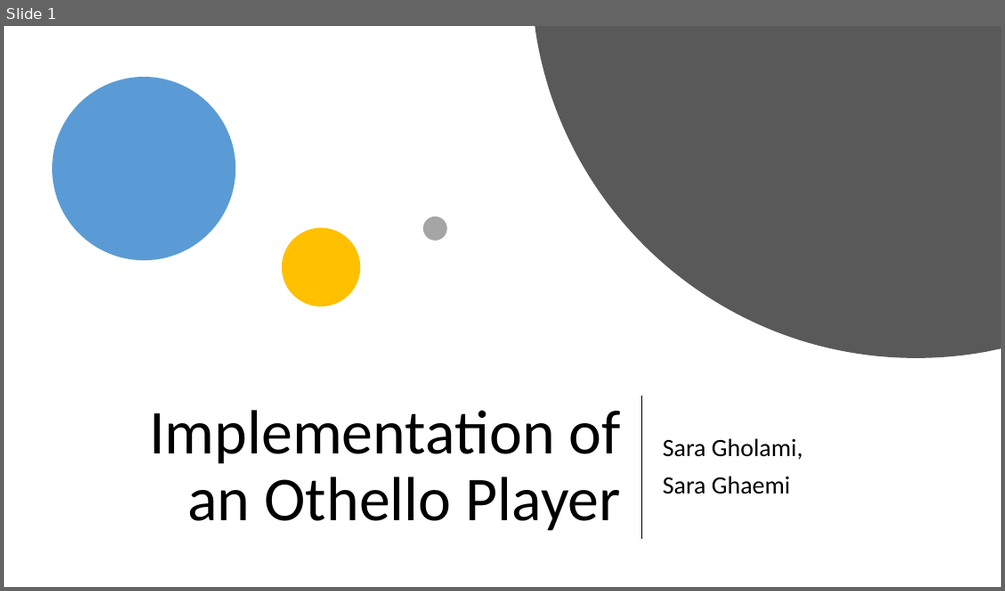
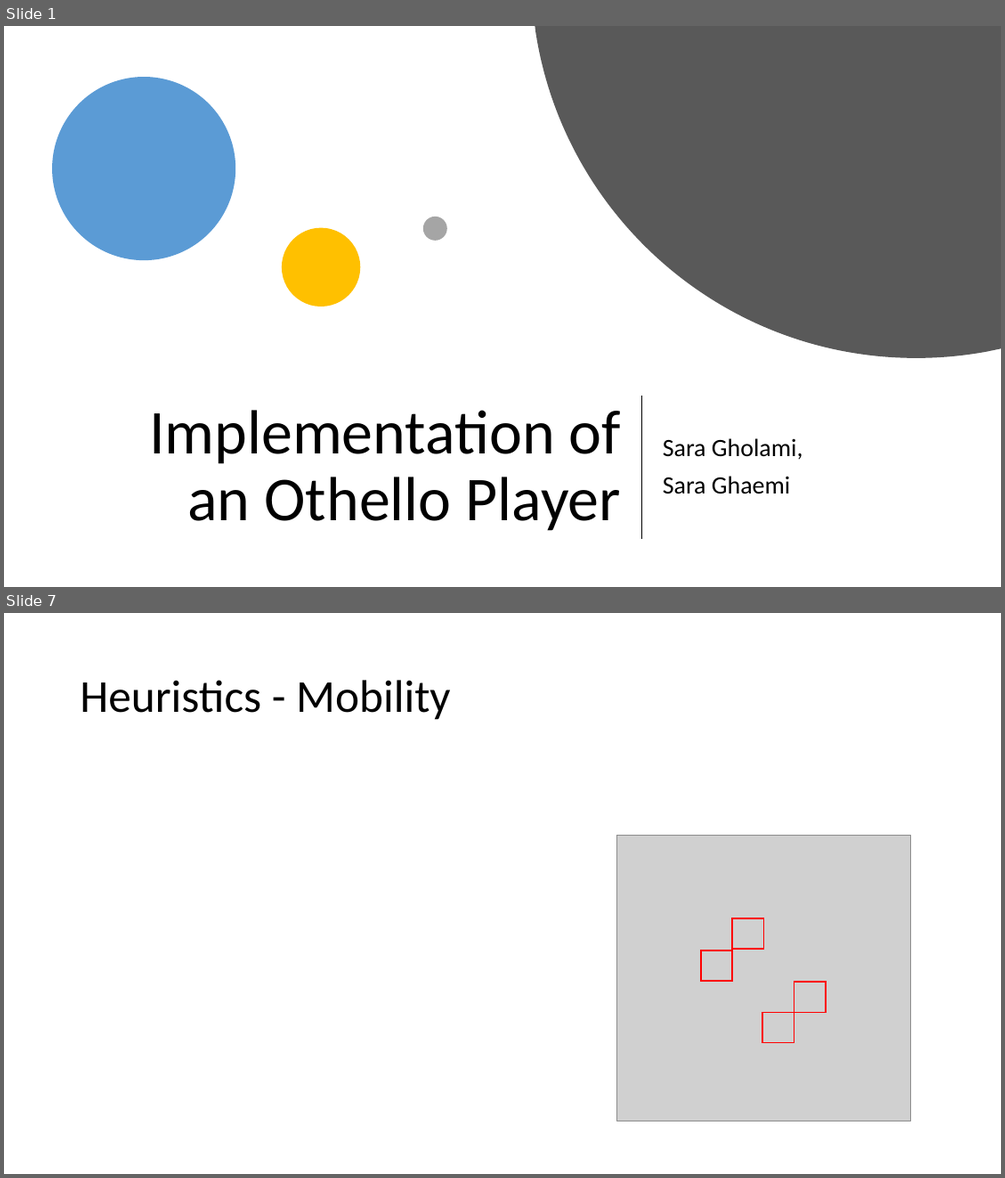
Before and after one commit to SaraGhlm/Othello, a slide deck: Presentations/Othello.pptx. Shown one above the other, each under a label of ours: slide 1 before the commit, slides 1 and 7 after it; the slides between them are not shown. The pictures are 1005x591 and 1005x1178 pixels, drawn with LibreOffice and Linux fonts; fonts in the diff are those of the drawing; grey boxes stand for pictures. Boxes give left, top, right and bottom in pixels: in the first picture for what was removed or moved away, otherwise in the second. Text is boxed around its words. In the diff, an @@ line names an element or a change of style, - is before the commit and + after.

```diff
--- a/Presentations/Othello.pptx
+++ b/Presentations/Othello.pptx
@@ slide 7 added at [4, 613, 1001, 1174], background #FFFFFF @@
@@ title added at [80, 680, 450, 720], 44 pt, text #000000 @@
+Heuristics - Mobility
@@ picture added at [617, 835, 911, 1121] @@
@@ rectangle added at [732, 918, 764, 949], outline #FF0000 1.5 pt @@
@@ rectangle added at [701, 950, 732, 981], outline #FF0000 1.5 pt @@
@@ rectangle added at [794, 981, 825, 1013], outline #FF0000 1.5 pt @@
@@ rectangle added at [762, 1013, 793, 1043], outline #FF0000 1.5 pt @@
```
Also in this commit, not shown: 2 slides changed, 7 other slides added, 1 slide removed.
